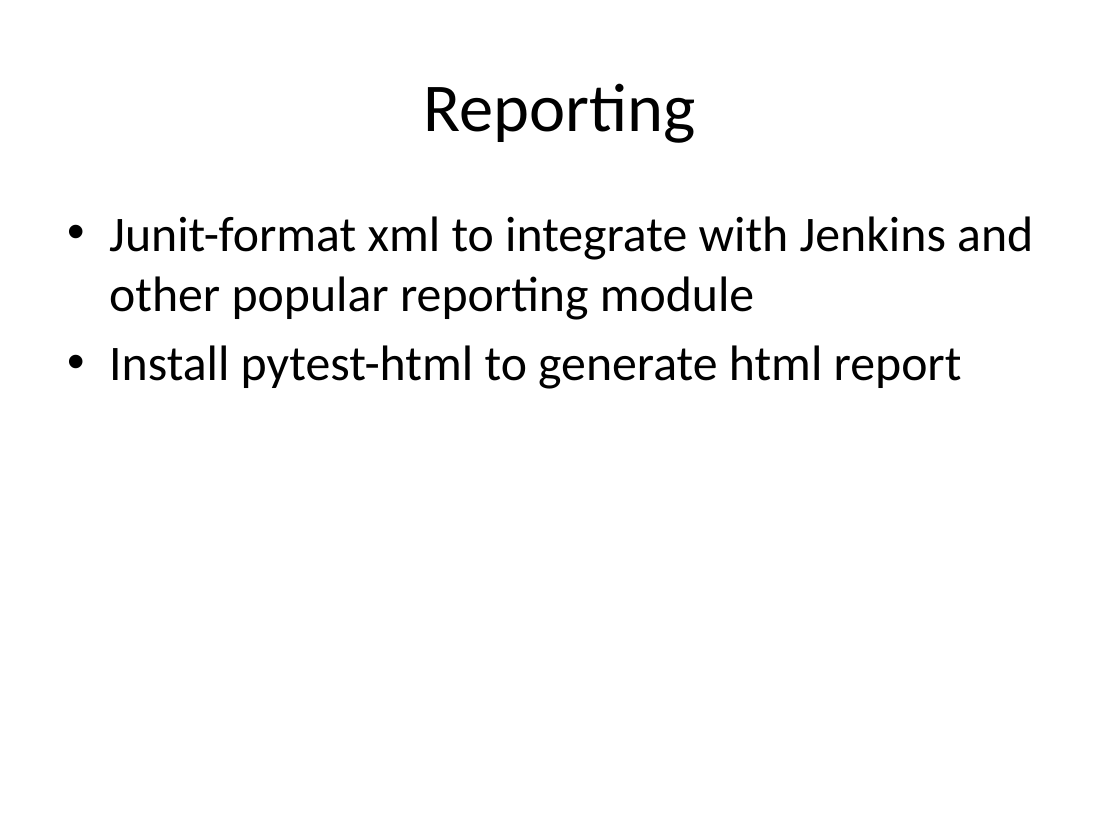
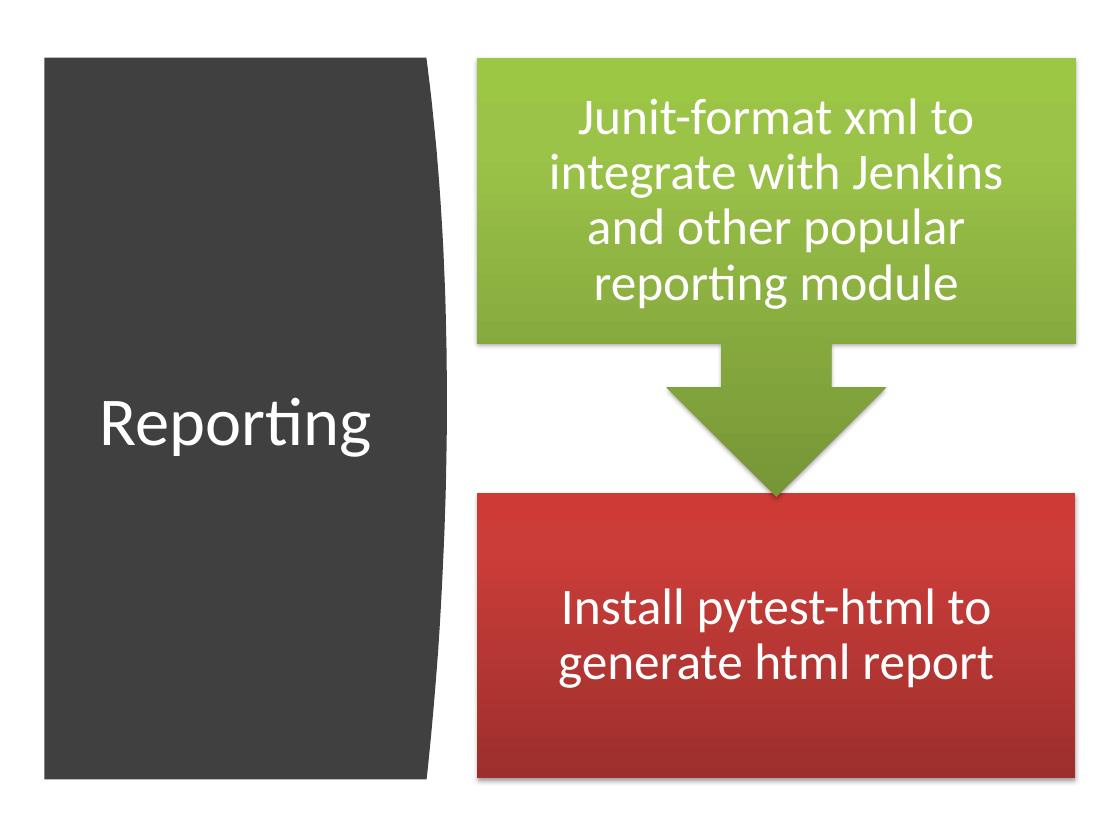
Before and after one commit to hdw868/pytest_demo, a slide deck: slide 10 of docs/Introduction to pytest.pptx (slide 11 before the commit). Drawn at 1120x840 pixels with LibreOffice and Linux fonts; fonts in the diff are those of the drawing. Boxes give left, top, right and bottom in pixels: in the first picture for what was removed or moved away, otherwise in the second. Text is boxed around its words. In the diff, an @@ line names an element or a change of style, - is before the commit and + after.

```diff
--- a/docs/Introduction to pytest.pptx
+++ b/docs/Introduction to pytest.pptx
@@ freeform shape added at box(45, 58, 447, 780), fill #404040 @@
@@ group added at box(477, 58, 1075, 778): 2 texts, 1 rectangle, 1 up arrow callout @@
+Install pytest-html to generate html report
+Junit-format xml to integrate with Jenkins and other popular reporting module
@@ title "Reporting": place and size @@
-title "Reporting" at box(424, 83, 696, 143)
+title "Reporting" at box(100, 397, 372, 457)
@@ title "Reporting" at box(100, 397, 372, 457): text colour #000000 to #FFFFFF @@
@@ text removed at box(109, 216, 1033, 389) @@
-• Junit-format xml to integrate with Jenkins and other popular reporting module
-• Install pytest-html to generate html report
```
Also in this commit, not shown: 11 other slides changed, 3 slides added, 2 slides removed.
